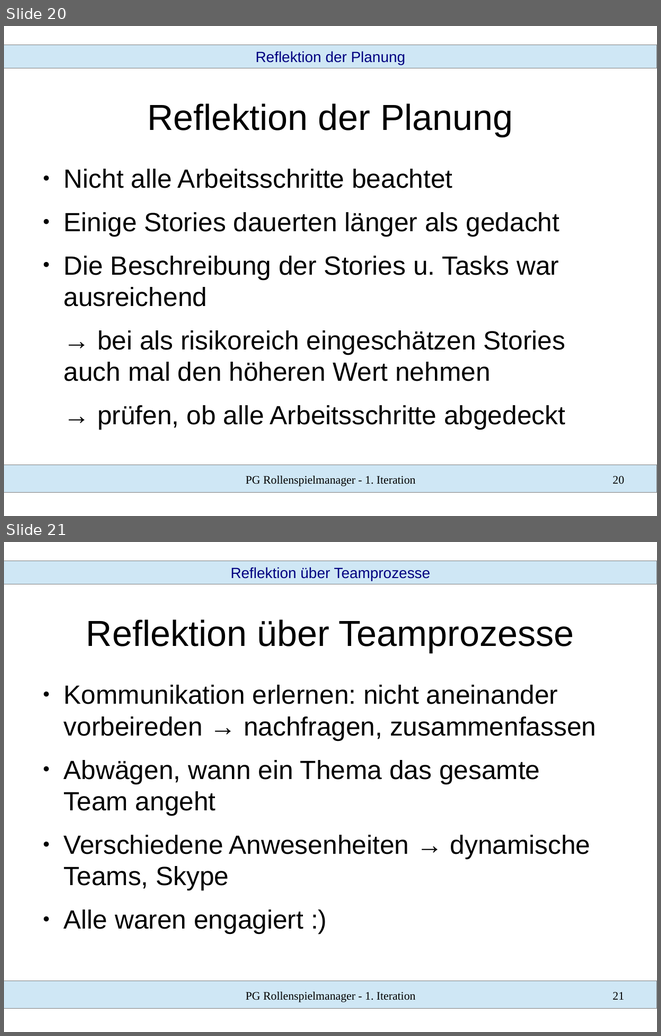
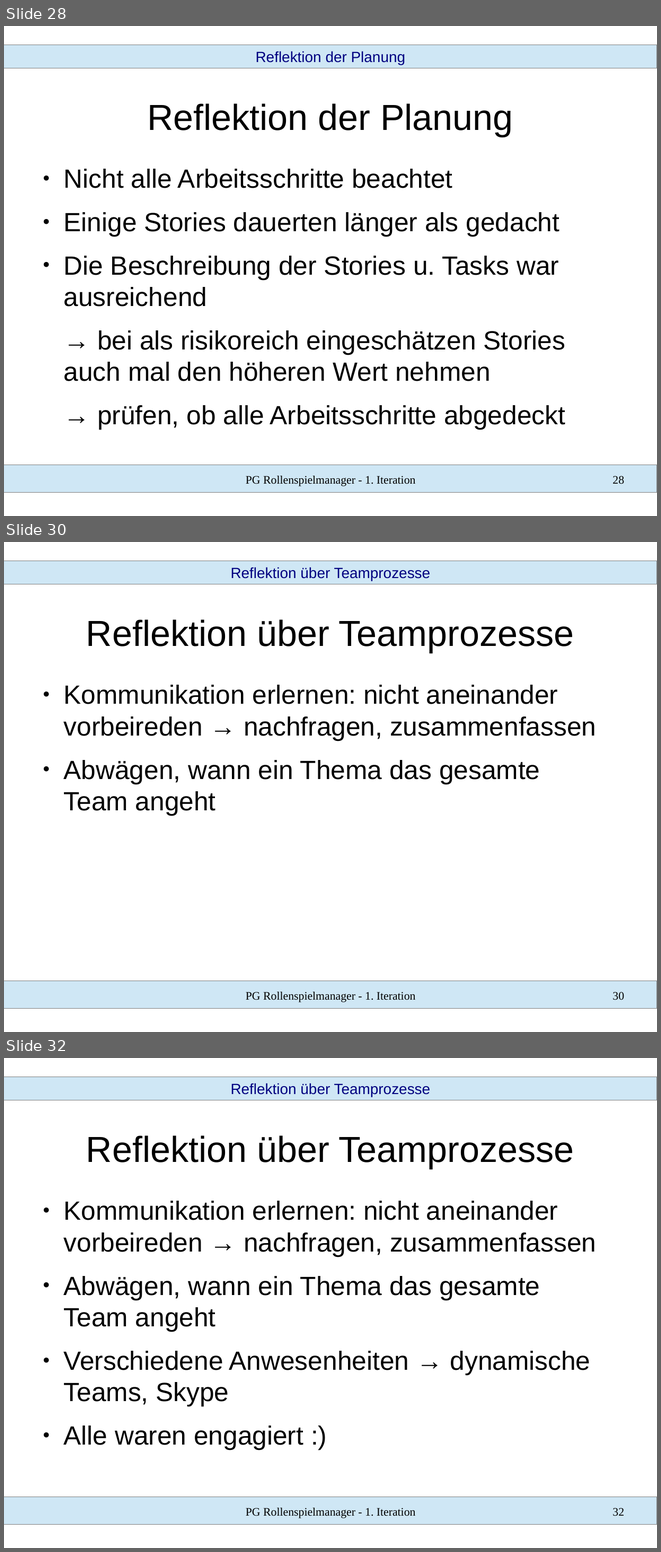
Before and after one commit to SWT-Projektgruppe-2015/Rollenspielmanager, a slide deck: Dokumente/01 Iteration/vortrag.odp. Shown one above the other, each under a label of ours: slides 20 and 21 before the commit, slides 28, 30 and 32 after it; the slides between them are not shown. The pictures are 661x1036 and 661x1552 pixels, drawn with LibreOffice and Linux fonts; fonts in the diff are those of the drawing. Boxes give left, top, right and bottom in pixels: in the first picture for what was removed or moved away, otherwise in the second. Text is boxed around its words. In the diff, an @@ line names an element or a change of style, - is before the commit and + after.

```diff
--- a/Dokumente/01 Iteration/vortrag.odp
+++ b/Dokumente/01 Iteration/vortrag.odp
@@ slide 30 added at <box>4,542,657,1032</box>, background #FFFFFF; not listed: 2 template elements that a slide beside it also shows @@
@@ text added at <box>231,567,431,581</box>, 18 pt, text #000080 @@
+Reflektion über Teamprozesse
@@ title added at <box>86,619,574,653</box>, 44 pt, text #000000 @@
+Reflektion über Teamprozesse
@@ text added at <box>64,685,596,815</box>, 32 pt, text #000000 @@
+● Kommunikation erlernen: nicht aneinander vorbeireden → nachfragen, zusammenfassen
+● Abwägen, wann ein Thema das gesamte Team angeht
@@ text added at <box>246,991,416,1002</box>, 14 pt, text #000000 @@
+PG Rollenspielmanager - 1. Iteration
@@ page number added at <box>612,991,624,1000</box>, 14 pt, text #000000 @@
+30
@@ what was slide 20 is now slide 28 @@
@@ page number at <box>612,475,624,484</box>: text changed @@
-20
+28
@@ what was slide 21 is now slide 32 @@
@@ page number at <box>612,1507,624,1516</box>: text changed @@
-21
+32
```
Also in this commit, not shown: 4 slides changed, 10 other slides added, 1 other file.
